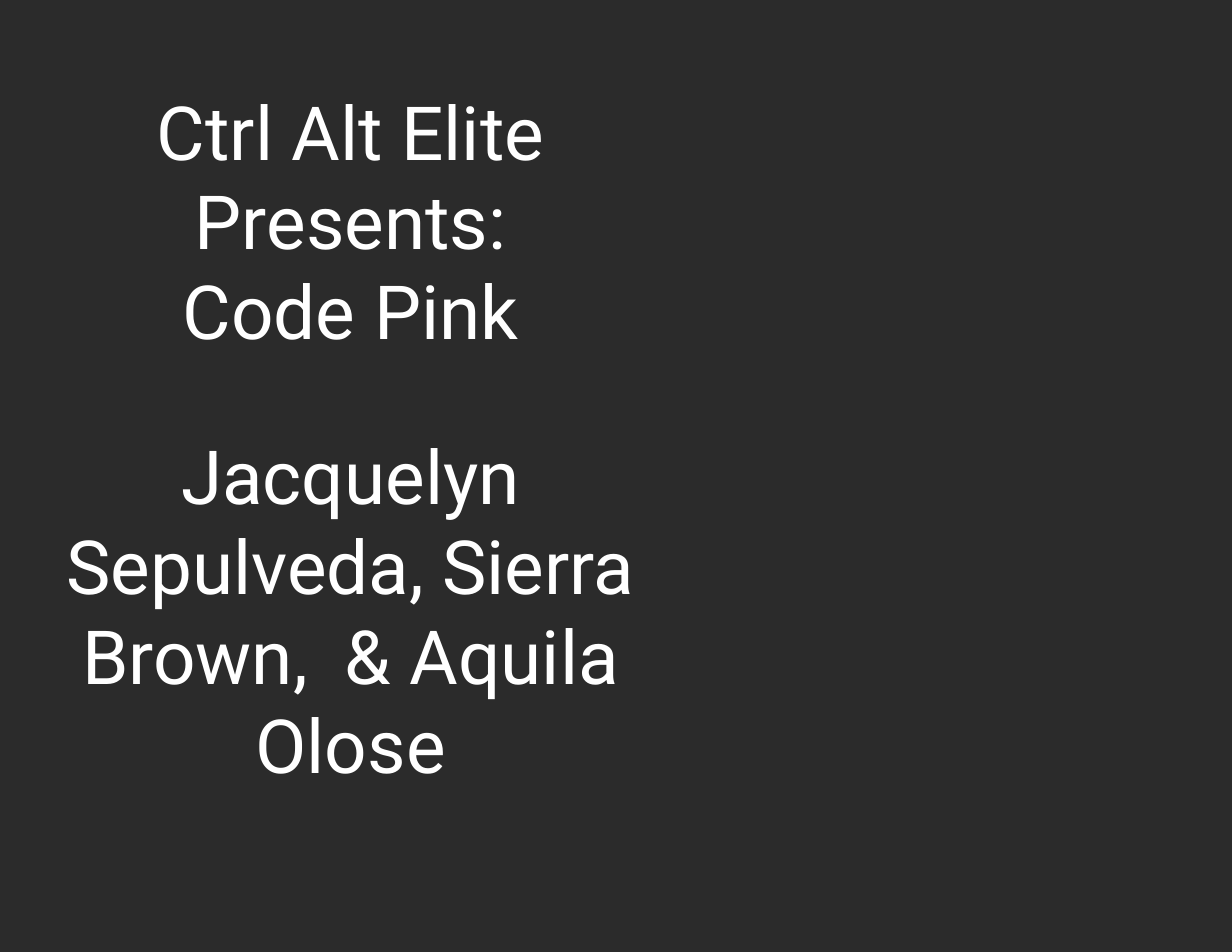
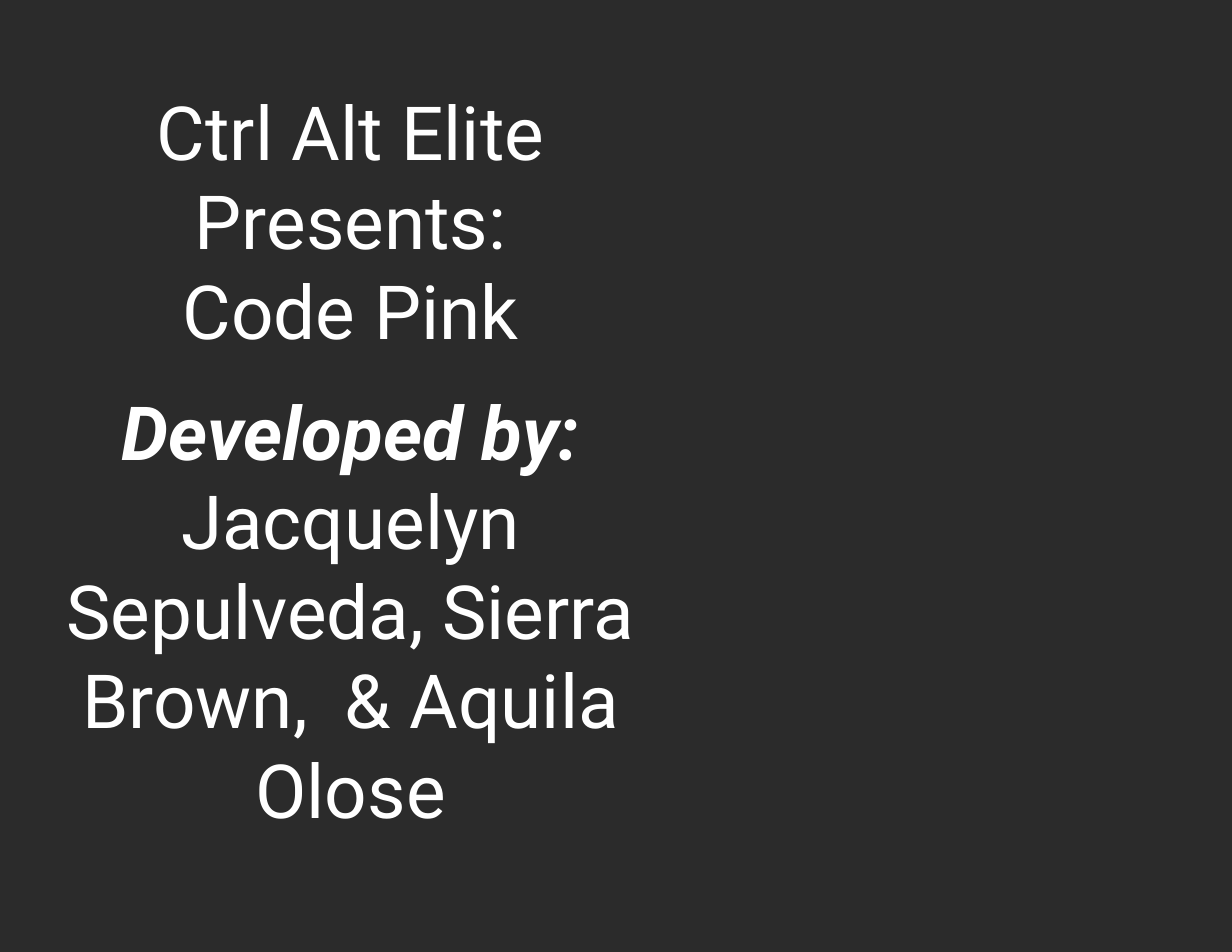
Before and after one commit to partnershipPrograms-instructorMelissa/jan23cohort, a slide deck: slide 18 of Graduation/2023 Graduation.pptx. Drawn at 1232x952 pixels with LibreOffice and Linux fonts; fonts in the diff are those of the drawing; background and template pictures are left out; a plain dark background stands for a picture behind light text. Boxes give left, top, right and bottom in pixels: in the first picture for what was removed or moved away, otherwise in the second. Text is boxed around its words. In the diff, an @@ line names an element or a change of style, - is before the commit and + after.

```diff
--- a/Graduation/2023 Graduation.pptx
+++ b/Graduation/2023 Graduation.pptx
@@ title at [122, 404, 579, 476]: paragraph added @@
+Developed by:
```
Also in this commit, not shown: 4 other slides changed.
